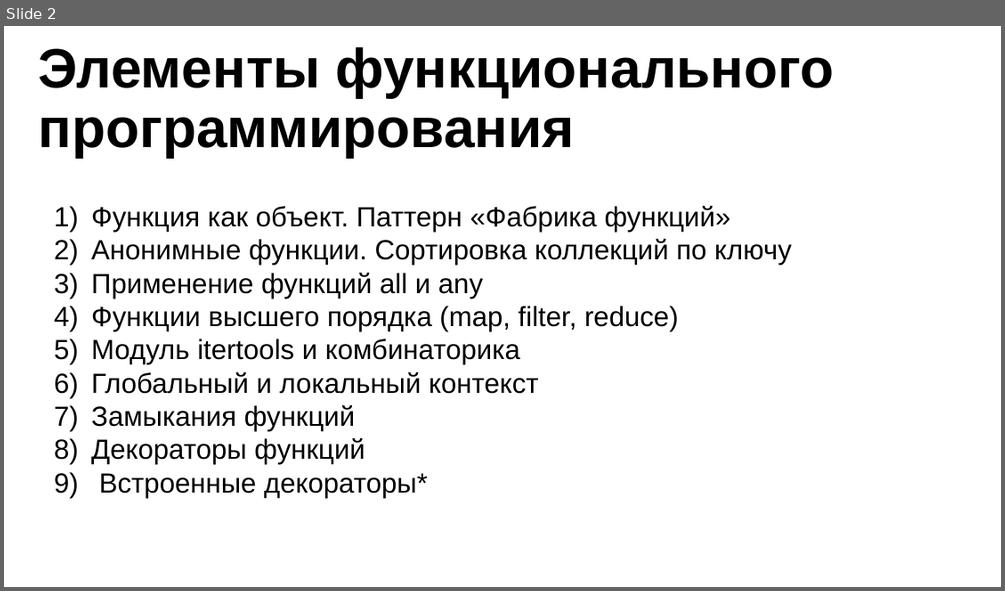
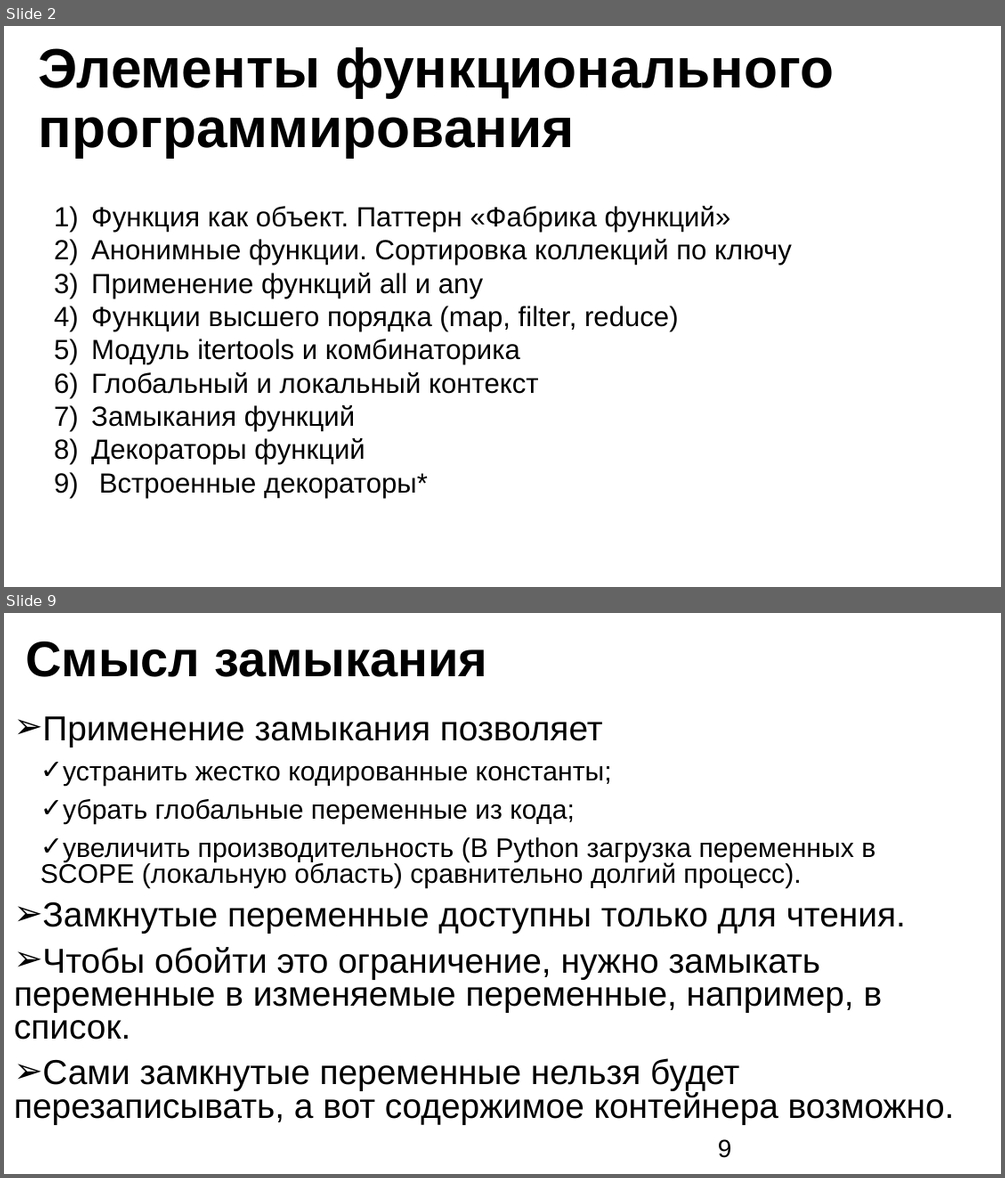
Before and after one commit to nesrv/pt-cgis, a slide deck: m8/ppt/презентация.pptx. Shown one above the other, each under a label of ours: slide 2 before the commit, slides 2 and 9 after it; the slides between them are not shown. The pictures are 1005x591 and 1005x1178 pixels, drawn with LibreOffice and Linux fonts; fonts in the diff are those of the drawing; background and template pictures are left out. Boxes give left, top, right and bottom in pixels: in the first picture for what was removed or moved away, otherwise in the second. Text is boxed around its words. In the diff, an @@ line names an element or a change of style, - is before the commit and + after.

```diff
--- a/m8/ppt/презентация.pptx
+++ b/m8/ppt/презентация.pptx
@@ slide 9 added at [4,613,1001,1174], background #FFFFFF @@
@@ title added at [25,641,487,677], 36 pt, text #000000, bold @@
+Смысл замыкания
@@ text added at [14,716,955,1124], 25 pt, text #000000 @@
+➢ Применение замыкания позволяет
+  ✓ устранить жестко кодированные константы;
+  ✓ убрать глобальные переменные из кода;
+  ✓ увеличить производительность (В Python загрузка переменных в SCOPE (локальную область) сравнительно долгий процесс).
+➢ Замкнутые переменные доступны только для чтения.
+➢ Чтобы обойти это ограничение, нужно замыкать переменные в изменяемые переменные, например, в список.
+➢ Сами замкнутые переменные нельзя будет перезаписывать, а вот содержимое контейнера возможно.
@@ page number added at [718,1139,732,1158], 18 pt, text #000000 @@
+9
```
Also in this commit, not shown: 10 other slides added, 3 other files.
